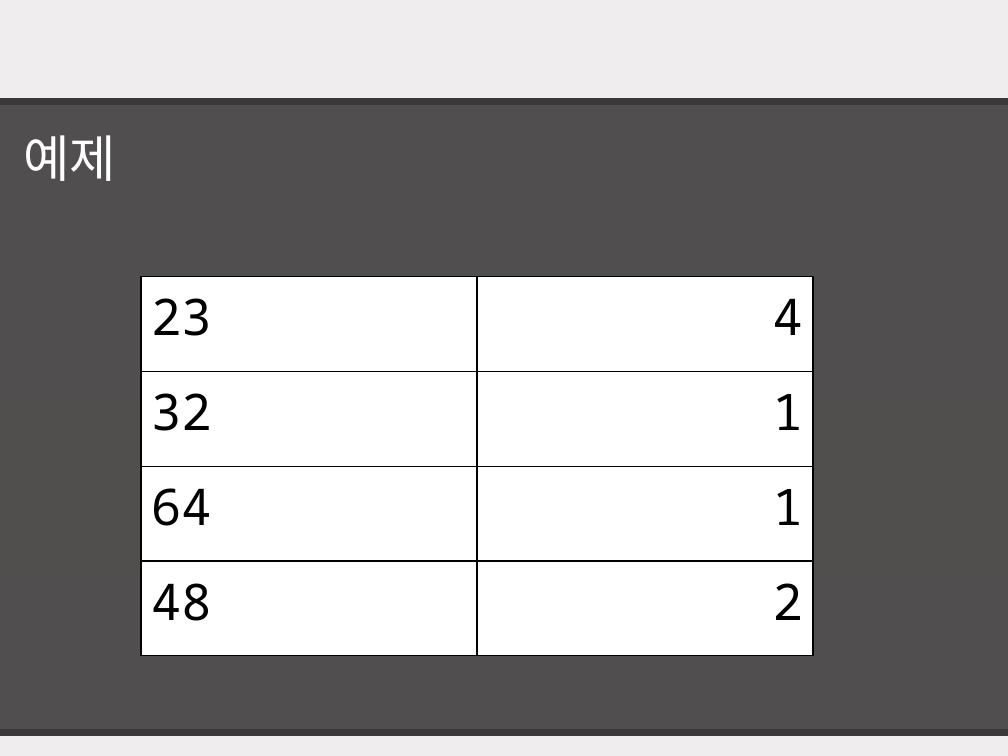
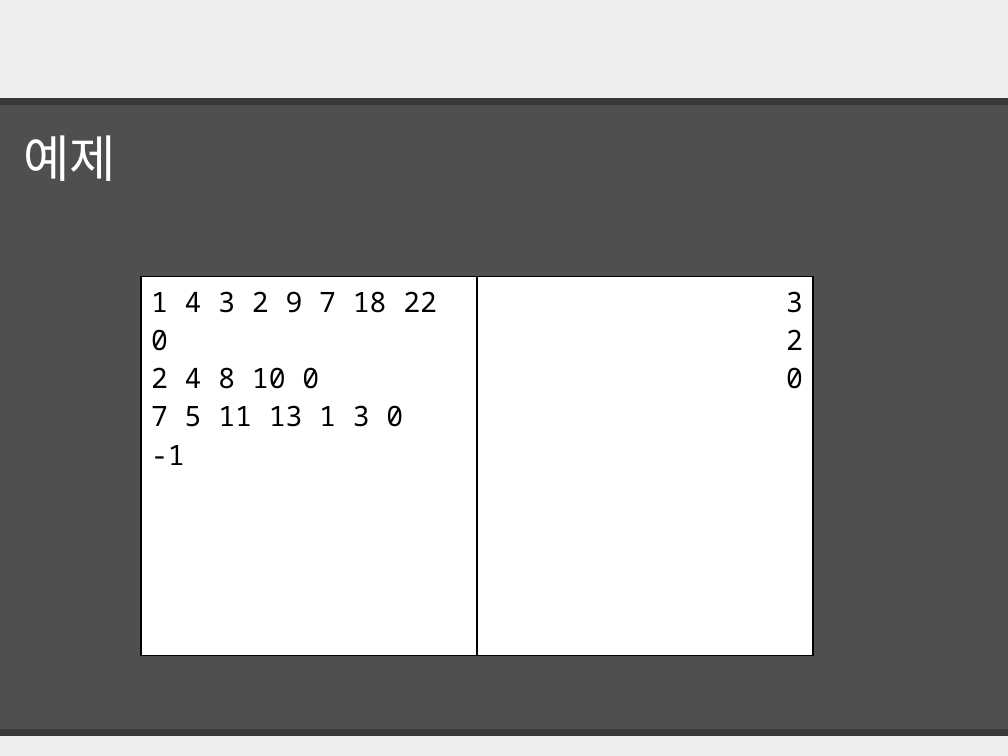
Before and after one commit to pknu-wap/Java-Seminar, a slide deck: slide 12 of 5th week 2.pptx (slide 5 before the commit). Drawn at 1008x756 pixels with LibreOffice and Linux fonts; fonts in the diff are those of the drawing; background and template pictures are left out. Boxes give left, top, right and bottom in pixels: in the first picture for what was removed or moved away, otherwise in the second. Text is boxed around its words. In the diff, an @@ line names an element or a change of style, - is before the commit and + after.

```diff
--- a/5th week 2.pptx
+++ b/5th week 2.pptx
@@ table at [141, 277, 812, 656] @@
-row 1: 23 | 4
-row 2: 32 | 1
-row 3: 64 | 1
-row 4: 48 | 2
+row 1: 1 4 3 2 9 7 18 22 0 / 2 4 8 10 0 / 7 5 11 13 1 3 0 / -1 | 3 / 2 / 0
```
Also in this commit, not shown: 2 other slides changed, 5 slides added, 4 slides removed.
